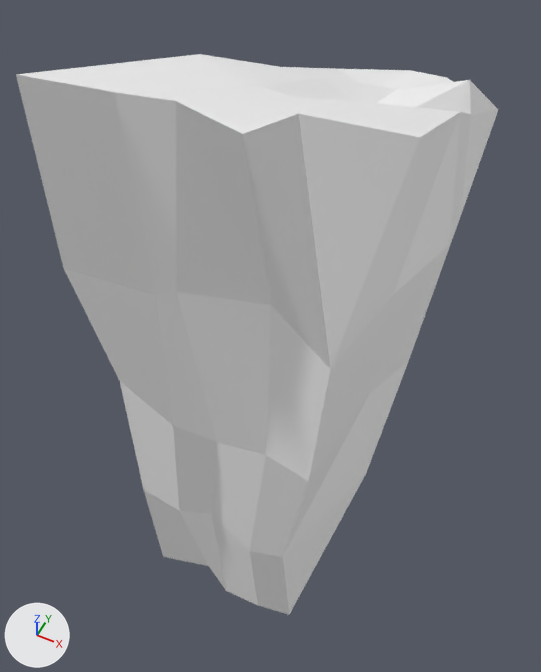
The glTF model Test/Resources/triangle.gltf: old version first, new version second.
Before and after are seen from a 50 mm lens placed at (0.65, -1.6, 1.68), pointed at (-0.12, -0.07, -0.24). Every picture has the same lights, and +X, +Y and +Z are marked at lower left. The picture after the commit comes second.

Before the edit, the objects in view are built like this:
```python
mat_マテリアル = principled_material('マテリアル')
mat_マテリアル.base_color = (1.0, 1.0, 1.0)  # white #ffffff
me_立方体_173 = bpy.data.meshes.new('立方体.173')
me_立方体_173.from_pydata(...)  # 66 vertices, 128 faces; spans x -0.33..0.34, y -0.73..1.35, z -1.03..1.05
me_立方体_173.materials.append(mat_マテリアル)  # white #ffffff
ob_triangle = bpy.data.objects.new('Triangle', me_立方体_173)
ob_triangle.location = (0.0, 0.0, 0.0)
```
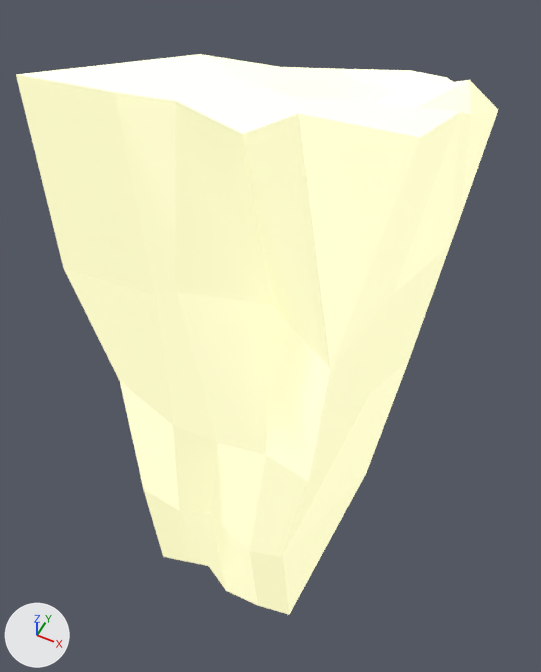
Location of each change, [x1, y1, x2, y2] in pixels of the pictures (541 x 672 px):
'Triangle', surface changed (white to beige)
    both: [16, 54, 498, 615]

The change, as a list of edits to the scene's bpy script:
```text
Add img_triangleglowtex:
    img_triangleglowtex = load_image('TriangleGlowTex', 'TriangleGlowTex.png', 32, 32, 'sRGB')
Add img_triangleglowemi:
    img_triangleglowemi = load_image('TriangleGlowEmi', 'TriangleGlowEmi.png', 32, 32, 'sRGB')
Change mat_マテリアル:
    where n0 = _N.new('ShaderNodeBsdfPrincipled'); n0.name = 'Principled BSDF'
    remove n0.inputs[0].default_value = (1.0, 1.0, 1.0, 1.0)  # 'Base Color', white #ffffff
    add n0.inputs[28].default_value = 0.6  # 'Emission Strength'
    add n2 = _N.new('ShaderNodeTexImage'); n2.name = 'Image Texture'
    add n2.image = img_triangleglowemi
    add n3 = _N.new('ShaderNodeTexImage'); n3.name = 'Image Texture.001'
    add n3.image = img_triangleglowtex
    add _L.new(n2.outputs[0], n0.inputs[27])  # 'Color' to 'Emission Color'
    add _L.new(n3.outputs[0], n0.inputs[0])  # 'Color' to 'Base Color'
```
